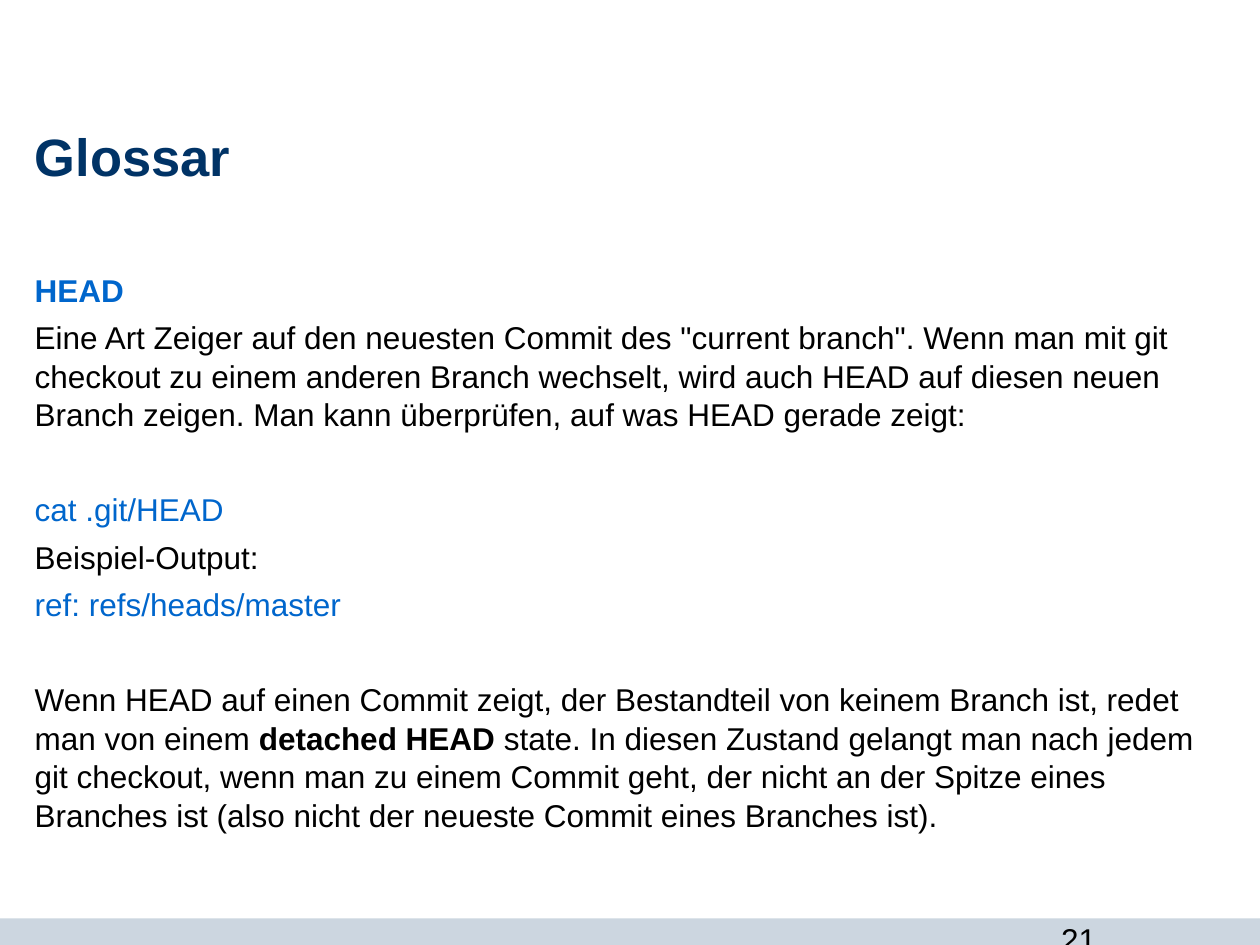
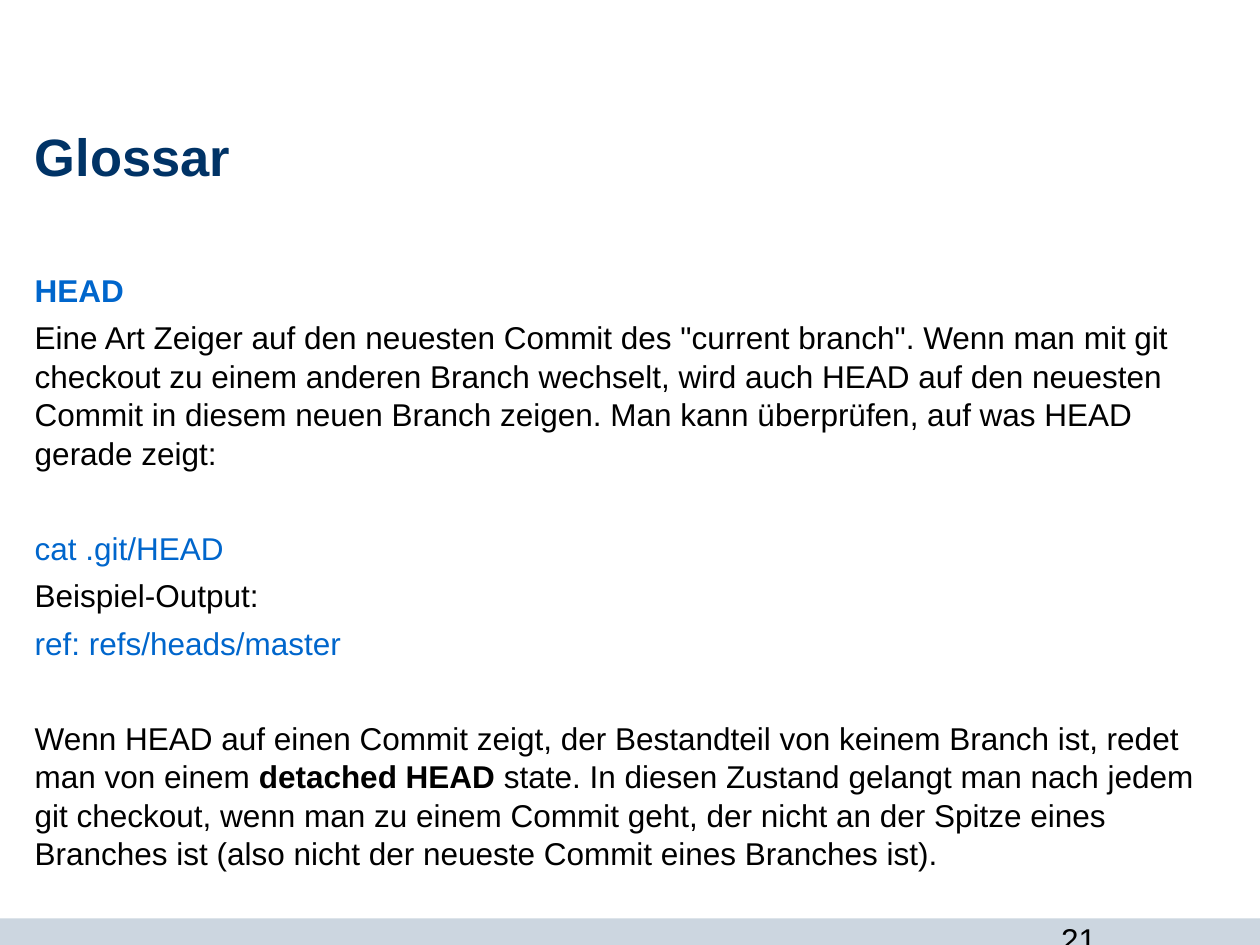
Before and after one commit to Jane333/git, a slide deck: slide 21 of git_und_du.odp. Drawn at 1260x945 pixels with LibreOffice and Linux fonts; fonts in the diff are those of the drawing; background and template pictures are left out. Boxes give left, top, right and bottom in pixels: in the first picture for what was removed or moved away, otherwise in the second. Text is boxed around its words. In the diff, an @@ line names an element or a change of style, - is before the commit and + after.

Commit message:
branches zwischen repos austauschen

```diff
--- a/git_und_du.odp
+++ b/git_und_du.odp
@@ text at [35, 326, 1167, 471]: text changed @@
-Eine Art Zeiger auf den neuesten Commit des "current branch". Wenn man mit git checkout zu einem anderen Branch wechselt, wird auch HEAD auf diesen neuen Branch zeigen. Man kann überprüfen, auf was HEAD gerade zeigt:
+Eine Art Zeiger auf den neuesten Commit des "current branch". Wenn man mit git checkout zu einem anderen Branch wechselt, wird auch HEAD auf den neuesten Commit in diesem neuen Branch zeigen. Man kann überprüfen, auf was HEAD gerade zeigt:
```
Also in this commit, not shown: 1 other slide changed, 2 other files.
